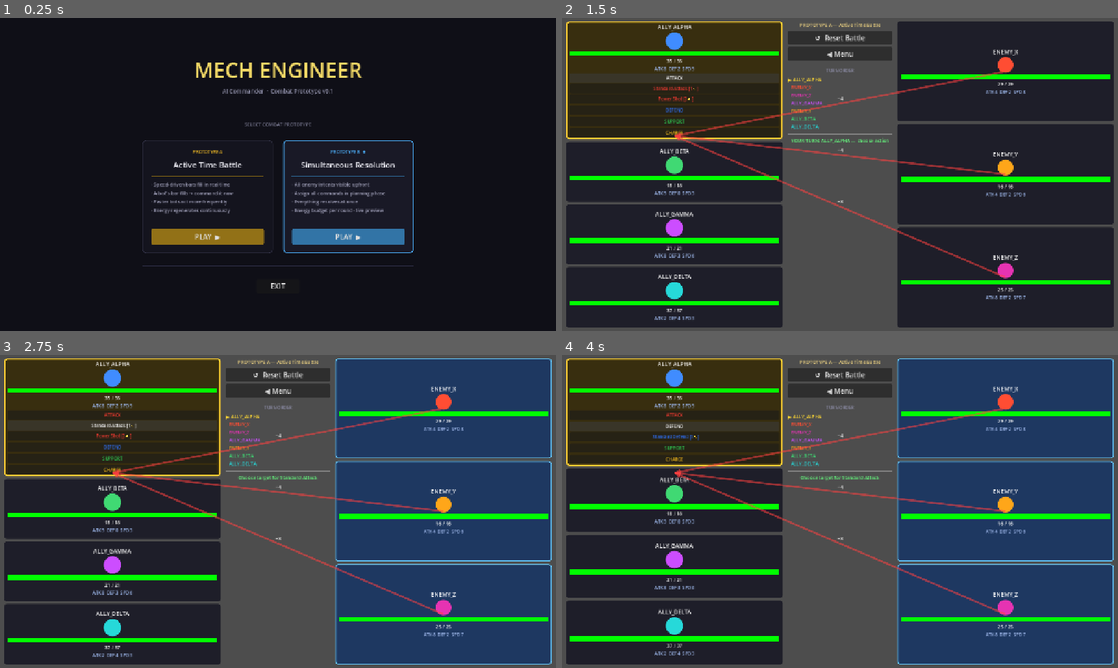
Above: before the commit, frames 1-4 (two rows, left to right).
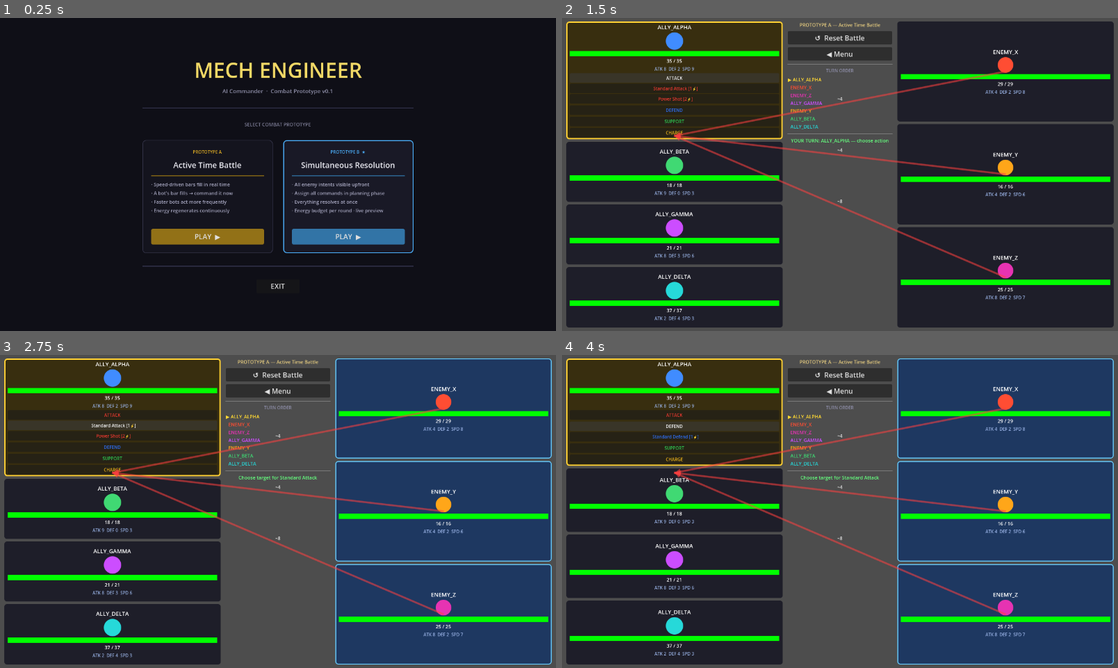
Above: after the commit, the same moments.

Repository: BrickwaII/MechEngineer
Game: Godot game, scene res://menu/main_menu.tscn
Two runs of this game, one before a commit and one after it. Both use one fixed random seed, a clock stepped at 60 frames per second and the inputs below.
Inputs:
- Up to frame 1 (0.25 s): no input
- Up to frame 2 (1.5 s): click "PLAY ▶" at 0.5 s; click "ATTACK" at 1.25 s
- Up to frame 3 (2.75 s): click "Standard Attack [1⚡]" at 2 s
- Up to frame 4 (4 s): click "Power Shot [2⚡]" at 2.75 s; click "DEFEND" at 3.5 s

The runs differ from the first frame. In frame 1, 2.6% of the frame differs, in the area x 25-75%, y 14-87%; in frame 2, 4.2%; in frame 3, 5.0%, in the area x 0-100%, y 1-99%; in frame 4, 4.7%.

Commit message:
Switch to viewport stretch mode, simplify window sizing
canvas_items+keep_height reports a fixed 1280x720 logical coordinate
space regardless of physical window size, and allow_hidpi was setting
the window so large it filled the screen leaving no room to resize.

viewport+keep_height instead renders a 1280x720 texture and stretches
it to fill whatever the window is — the debug counter shows the real
physical window size and grows as the user drags. _fit_window_to_screen
is simplified back to plain 80%-of-usable with a 1280x720 floor (no
DPI division needed since all DisplayServer calls share the same units
without allow_hidpi).

https://claude.ai/code/session_01Hq1UEyB5oYtHBnZEzr6a3e

Diff:
--- a/menu/main_menu.gd
+++ b/menu/main_menu.gd
@@ -7,11 +7,8 @@
 
 func _fit_window_to_screen() -> void:
 	var usable: Rect2i = DisplayServer.screen_get_usable_rect()
-	# allow_hidpi=true makes all DisplayServer functions use physical pixels consistently.
-	# Minimum = 1 logical viewport in physical pixels so scale factor is always >= 1.0.
-	var dpi: float = maxf(DisplayServer.screen_get_scale(), 1.0)
-	var w: int = maxi(int(usable.size.x * 0.80), int(1280.0 * dpi))
-	var h: int = maxi(int(usable.size.y * 0.80), int(720.0 * dpi))
+	var w: int = maxi(int(usable.size.x * 0.80), 1280)
+	var h: int = maxi(int(usable.size.y * 0.80), 720)
 	DisplayServer.window_set_size(Vector2i(w, h))
 	var offset: Vector2i = (usable.size - Vector2i(w, h)) / 2
 	DisplayServer.window_set_position(usable.position + offset)
--- a/project.godot
+++ b/project.godot
@@ -19,9 +19,8 @@
 
 window/size/viewport_width=1280
 window/size/viewport_height=720
-window/stretch/mode="canvas_items"
+window/stretch/mode="viewport"
 window/stretch/aspect="keep_height"
-window/dpi/allow_hidpi=true
 
 [physics]
 
